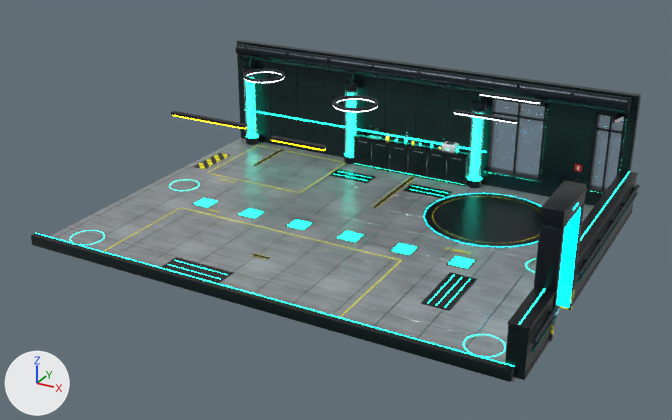
The glTF model simulator/godot/assets/room_pietro.glb: old version first, new version second.
Both versions are drawn from a 50 mm camera at (25.88, -23.86, 10.1) aimed at (15.52, -5.02, 0.68). Lighting does not change. The marker at lower left points along +X, +Y and +Z. The older version comes first. Vertices at exactly the same position are counted once.

Objects in the first picture: 'Body'.
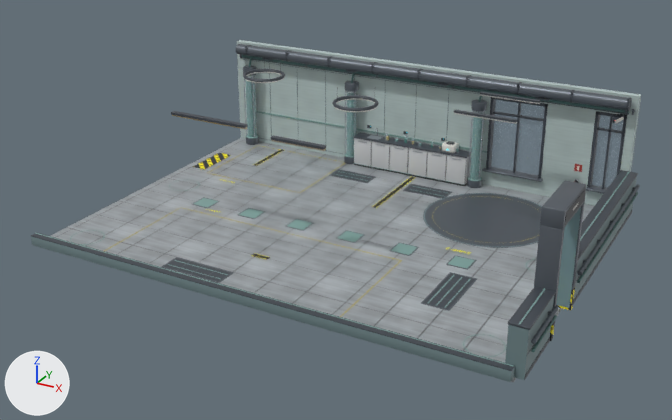
Pixel boxes (x1, y1, x2, y2) of what changed, in the pictures (672 x 420 px):
'Body', recoloured, surface changed
    both: (31, 40, 641, 382)
part 1 of me_body_001, recoloured
    both: (36, 109, 630, 367)
part 2 of me_body_001, recoloured
    both: (104, 145, 538, 317)
part 3 of me_body_001, recoloured
    both: (424, 193, 581, 308)
part 4 of me_body_001, recoloured
    both: (164, 132, 475, 309)
part 5 of me_body_001, recoloured
    both: (243, 59, 485, 181)
part 6 of me_body_001, recoloured
    both: (354, 120, 615, 225)
part 7 of me_body_001, recoloured
    both: (245, 72, 540, 124)
part 8 of me_body_001, recoloured
    both: (371, 142, 469, 184)
part 9 of me_body_001, recoloured
    both: (172, 115, 326, 151)

The change, as a list of edits to the scene's bpy script:
```text
Change mat_darksteel:
    mat_darksteel.base_color: (0.0232, 0.0296, 0.0382) -> (0.109, 0.127, 0.15)  # dark grey #2a3037 -> dark grey #5d646c
    mat_darksteel.metallic: 0.85 -> 0.35
    mat_darksteel.roughness: 0.32 -> 0.4
Change mat_floorplates:
    where n0 = _N.new('ShaderNodeBsdfPrincipled'); n0.name = 'Principled BSDF'
    n0.inputs[1].default_value: 0.45 -> 0.1  # 'Metallic'
    n0.inputs[2].default_value: 0.3 -> 0.4  # 'Roughness'
Change mat_wallpanellab:
    mat_wallpanellab.metallic: 0.6 -> 0.0
    mat_wallpanellab.texture: img_brushedlab -> img_panellab
    mat_wallpanellab.roughness: 0.3 -> 0.55
Change mat_graphite:
    mat_graphite.base_color: (0.00913, 0.011, 0.0144) -> (0.0595, 0.0704, 0.0865)  # black #181b20 -> dark grey #454b53
Change mat_liquidteal:
    mat_liquidteal.base_color: (0.00972, 0.871, 0.578) -> (0.114, 0.296, 0.266)  # cyan #19f0c8 -> cyan #5f948d
    remove mat_liquidteal.emission_color = (0.0112, 1.0, 0.663)  # cyan #1bffd5
    remove mat_liquidteal.emission_strength = 2.266
Change mat_steel:
    mat_steel.metallic: 0.95 -> 0.5
    mat_steel.roughness: 0.28 -> 0.35
Change mat_pipeteal:
    mat_pipeteal.base_color: (0.0137, 0.114, 0.102) -> (0.0782, 0.175, 0.165)  # dark cyan #1f5f5a -> dark cyan #4f7471
    mat_pipeteal.metallic: 0.5 -> 0.3
    mat_pipeteal.roughness: 0.35 -> 0.4
Change mat_panelteal:
    mat_panelteal.base_color: (0.00802, 0.0212, 0.0232) -> (0.165, 0.242, 0.254)  # black #16282a -> greyish cyan #71878a
    mat_panelteal.metallic: 0.6 -> 0.1
Change mat_chrome:
    mat_chrome.base_color: (0.665, 0.716, 0.768) -> (0.584, 0.631, 0.672)  # light grey #d5dce3 -> light grey #c9d0d6
    mat_chrome.metallic: 1.0 -> 0.6
    mat_chrome.roughness: 0.06 -> 0.15
Change mat_white:
    mat_white.base_color: (0.815, 0.839, 0.863) -> (0.761, 0.745, 0.701)  # white #e9ecef -> light grey #e2e0da
    mat_white.roughness: 0.25 -> 0.45
Change mat_smokedglass:
    mat_smokedglass.base_color: (0.00304, 0.00518, 0.007) -> (0.0232, 0.0319, 0.0395)  # black #0a1014 -> dark grey #2a3238
    mat_smokedglass.metallic: 0.3 -> 0.2
Change mat_redpaint:
    mat_redpaint.base_color: (0.451, 0.007, 0.0116) -> (0.392, 0.0423, 0.0343)  # red #b3141c -> red #a83a34
    mat_redpaint.roughness: 0.4 -> 0.45
Change mat_ledred:
    mat_ledred.emission_strength: 3.0 -> 1.5
Change mat_pipepaint:
    mat_pipepaint.base_color: (0.0423, 0.0561, 0.0723) -> (0.102, 0.125, 0.15)  # greyish blue #3a434c -> greyish blue #5a636c
    mat_pipepaint.metallic: 0.7 -> 0.3
    mat_pipepaint.roughness: 0.35 -> 0.4
Add mat_trimteal:
    mat_trimteal = principled_material('TrimTeal')
    mat_trimteal.base_color = (0.212, 0.366, 0.342)  # greyish cyan #7fa39e
    mat_trimteal.roughness = 0.45
Add mat_whitematte:
    mat_whitematte = principled_material('WhiteMatte')
    mat_whitematte.base_color = (0.624, 0.638, 0.644)  # light grey #cfd1d2
    mat_whitematte.roughness = 0.6
Add mat_trimoffwhite:
    mat_trimoffwhite = principled_material('TrimOffWhite')
    mat_trimoffwhite.base_color = (0.791, 0.776, 0.73)  # white #e6e4de
Add mat_charcoal:
    mat_charcoal = principled_material('Charcoal')
    mat_charcoal.base_color = (0.0232, 0.0262, 0.0319)  # dark grey #2a2d32
    mat_charcoal.roughness = 0.35
Add mat_trimsteelteal:
    mat_trimsteelteal = principled_material('TrimSteelTeal')
    mat_trimsteelteal.base_color = (0.205, 0.323, 0.352)  # greyish cyan #7d9aa0
    mat_trimsteelteal.metallic = 0.2
    mat_trimsteelteal.roughness = 0.4
Add mat_trimchampagne:
    mat_trimchampagne = principled_material('TrimChampagne')
    mat_trimchampagne.base_color = (0.462, 0.361, 0.195)  # beige #b5a27a
    mat_trimchampagne.metallic = 0.3
    mat_trimchampagne.roughness = 0.4
Add mat_ochre:
    mat_ochre = principled_material('Ochre')
    mat_ochre.base_color = (0.521, 0.423, 0.122)  # yellow #bfae62
    mat_ochre.roughness = 0.6
Change me_body_001:
    where me_body_001.from_pydata(...)  # 8814 vertices, 16304 faces; spans x 9.2..21.93, y -9.2..0.22, z -0.12..3.5
    me_body_001 part 1: 1612 faces spanning x 9.2..21.62, y -9.06..0.0, z 0.0..2.83 switch from mat_neonteal (cyan #19f0c8, glowing cyan #1bffd5) to mat_trimteal (greyish cyan #7fa39e)
    me_body_001 part 2: 608 faces spanning x 10.09..20.11, y -8.72..-0.34, z 0.0..0.01 switch from mat_yellowpaint (yellow #fcee0a) to mat_ochre (yellow #bfae62)
    me_body_001 part 3: 536 faces spanning x 16.86..21.8, y -7.26..-0.46, z 0.0..2.45 switch from mat_neoncyan (cyan #00f0ff, glowing cyan #00f0ff) to mat_trimsteelteal (greyish cyan #7d9aa0)
    me_body_001 part 4: 156 faces spanning x 12.8..19.5, y -8.55..0.0, z 0.0..0.92 switch from mat_blackgloss (black #0b0d10) to mat_graphite (dark grey #454b53)
    me_body_001 part 5: 120 faces spanning x 9.4..17.65, y -0.01..0.0, z 0.11..2.66 switch from mat_blackgloss (black #0b0d10) to mat_panelteal (greyish cyan #71878a)
    me_body_001 part 6: 123 faces spanning x 13.6..21.84, y -7.3..0.0, z 0.0..2.83 switch from mat_blackgloss (black #0b0d10) to mat_charcoal (dark grey #2a2d32)
    me_body_001 part 7: 1724 faces spanning x 9.73..19.4, y -3.98..-0.13, z 0.51..3.07 switch from mat_neonwhite (white #ffffff, glowing pale blue #e8f4ff) to mat_trimoffwhite (white #e6e4de)
    me_body_001 part 8: 580 faces spanning x 13.61..17.19, y -0.43..-0.01, z 0.06..0.88 switch from mat_panelteal (black #16282a) to mat_whitematte (light grey #cfd1d2)
    me_body_001 part 9: 24 faces spanning x 11.5..16.1, y -6.64..-6.16, z 2.88..2.92 switch from mat_neonyellow (yellow #fcee0a, glowing yellow #fff10a) to mat_trimchampagne (beige #b5a27a)
    remove me_body_001.materials.append(mat_displayyellow)  # yellow #fcee0a, glowing yellow #fff10a
    add me_body_001.materials.append(mat_ledcyan)  # cyan #7fe6ee, glowing cyan #00f0ff
```
